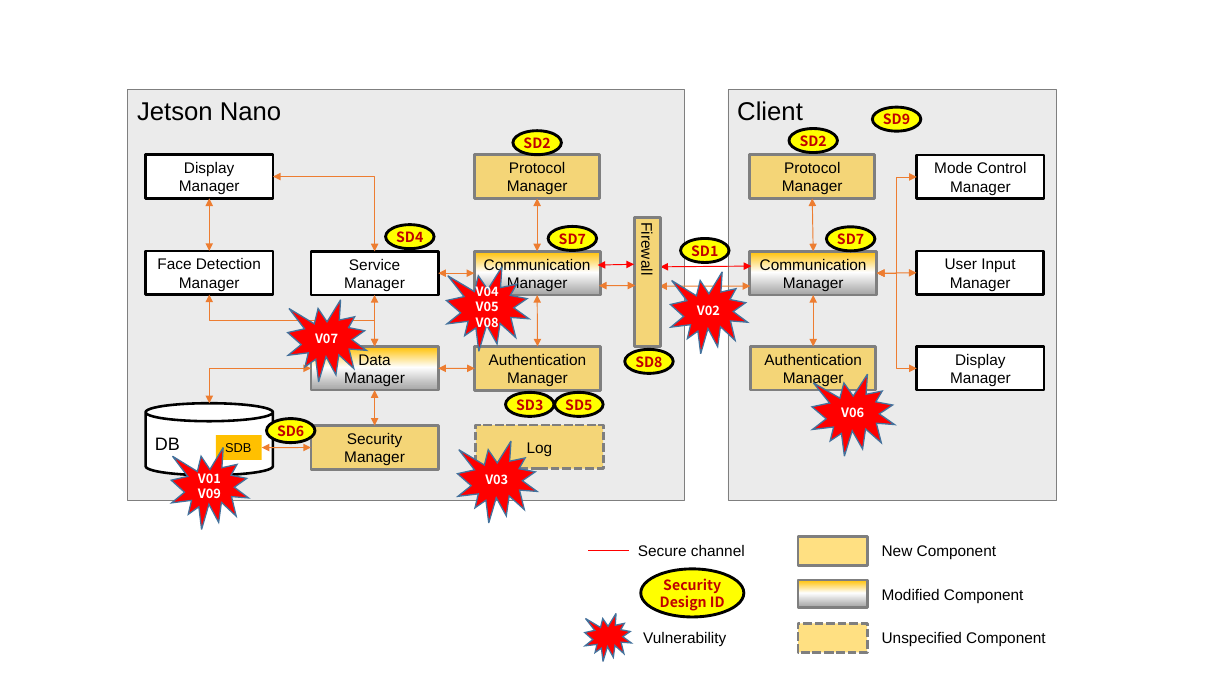
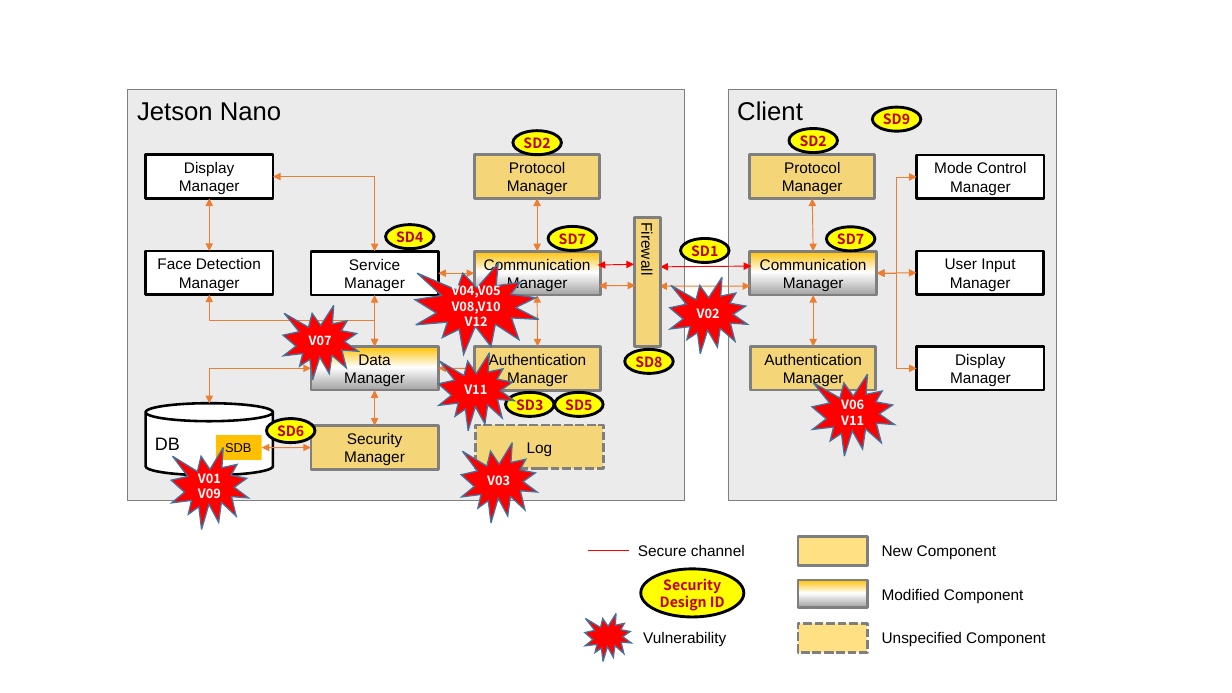
Before and after one commit to prayam/cmu_project_public, a slide deck: slide 3 of docs/phase2/03_vulnerabilities/vulnerabilities.pptx. Drawn at 1232x693 pixels with LibreOffice and Linux fonts; fonts in the diff are those of the drawing. Boxes give left, top, right and bottom in pixels: in the first picture for what was removed or moved away, otherwise in the second. Text is boxed around its words. In the diff, an @@ line names an element or a change of style, - is before the commit and + after.

```diff
--- a/docs/phase2/03_vulnerabilities/vulnerabilities.pptx
+++ b/docs/phase2/03_vulnerabilities/vulnerabilities.pptx
@@ irregular seal "V04,V05" resized from (x1=446, y1=267, x2=529, y2=351) to (x1=415, y1=263, x2=539, y2=354) @@
@@ text in irregular seal at (x1=452, y1=282, x2=501, y2=331): text changed @@
-V04
-V05
-V08
+V04,V05
+V08,V10
+V12
@@ irregular seal "V02" resized from (x1=671, y1=272, x2=749, y2=354) to (x1=670, y1=277, x2=748, y2=354) @@
@@ irregular seal "V07" resized from (x1=287, y1=300, x2=366, y2=383) to (x1=283, y1=306, x2=359, y2=381) @@
@@ irregular seal added at (x1=438, y1=353, x2=514, y2=431), fill #FF0000, outline #43739E 1 pt, 10 pt, text #FFFFFF, bold @@
+V11
@@ text in irregular seal at (x1=841, y1=415, x2=864, y2=430): paragraph added @@
+V11
@@ irregular seal "V03" resized from (x1=457, y1=441, x2=537, y2=523) to (x1=461, y1=443, x2=537, y2=523) @@
```
Also in this commit, not shown: 1 other file.
